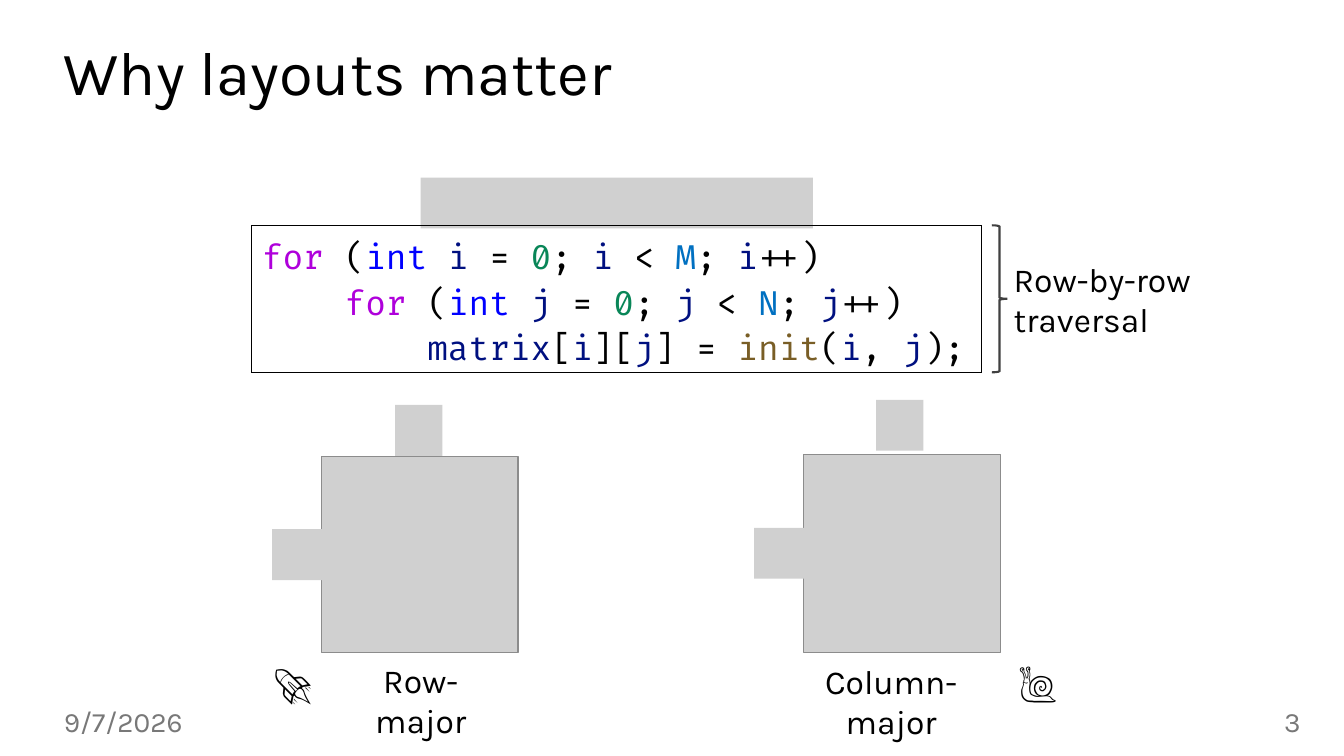
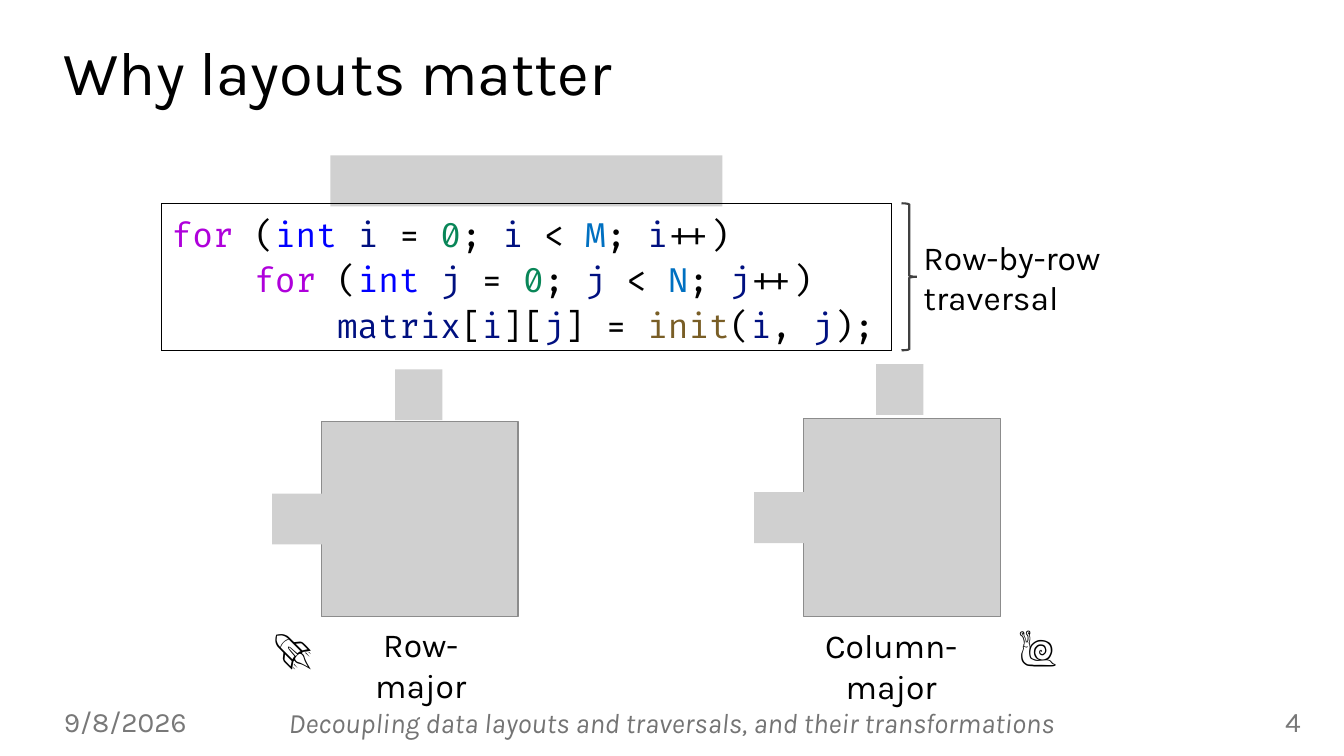
Before and after one commit to jiriklepl/phd-thesis, a slide deck: slide 4 of defense/Optimizing Memory Layouts and Traversal Orders in High-Performance Computing.pptx (slide 3 before the commit). Drawn at 1344x756 pixels with LibreOffice and Linux fonts; fonts in the diff are those of the drawing; grey boxes stand for pictures; background and template pictures are left out. Boxes give left, top, right and bottom in pixels: in the first picture for what was removed or moved away, otherwise in the second. Text is boxed around its words. In the diff, an @@ line names an element or a change of style, - is before the commit and + after.

```diff
--- a/defense/Optimizing Memory Layouts and Traversal Orders in High-Performance Computing.pptx
+++ b/defense/Optimizing Memory Layouts and Traversal Orders in High-Performance Computing.pptx
@@ 1 text, 1 rectangle, 1 right brace, 1 picture: place and size @@
-1 text, 1 rectangle, 1 right brace, 1 picture at [252, 177, 1191, 373]
+1 text, 1 rectangle, 1 right brace, 1 picture at [161, 155, 1100, 351]
@@ picture added at [395, 369, 443, 419] @@
@@ picture added at [876, 364, 924, 414] @@
@@ picture removed at [395, 405, 443, 456] @@
@@ picture removed at [876, 400, 924, 451] @@
@@ picture added at [272, 494, 329, 544] @@
@@ picture added at [754, 492, 811, 542] @@
@@ picture removed at [272, 529, 329, 580] @@
@@ picture removed at [754, 528, 811, 579] @@
@@ 4 texts, 2 pictures: place and size @@
-4 texts, 2 pictures at [256, 454, 1076, 743]
+4 texts, 2 pictures at [256, 419, 1076, 708]
@@ text at [64, 711, 187, 734]: text changed @@
-9/7/2026
+9/8/2026
@@ text added at [289, 714, 1054, 740], 20 pt, text #747474, italic @@
+Decoupling data layouts and traversals, and their transformations
@@ page number at [1285, 714, 1301, 732]: text changed @@
-3
+4
```
Also in this commit, not shown: 44 other slides changed, 7 slides added, 1 slide removed, 2 other files.
